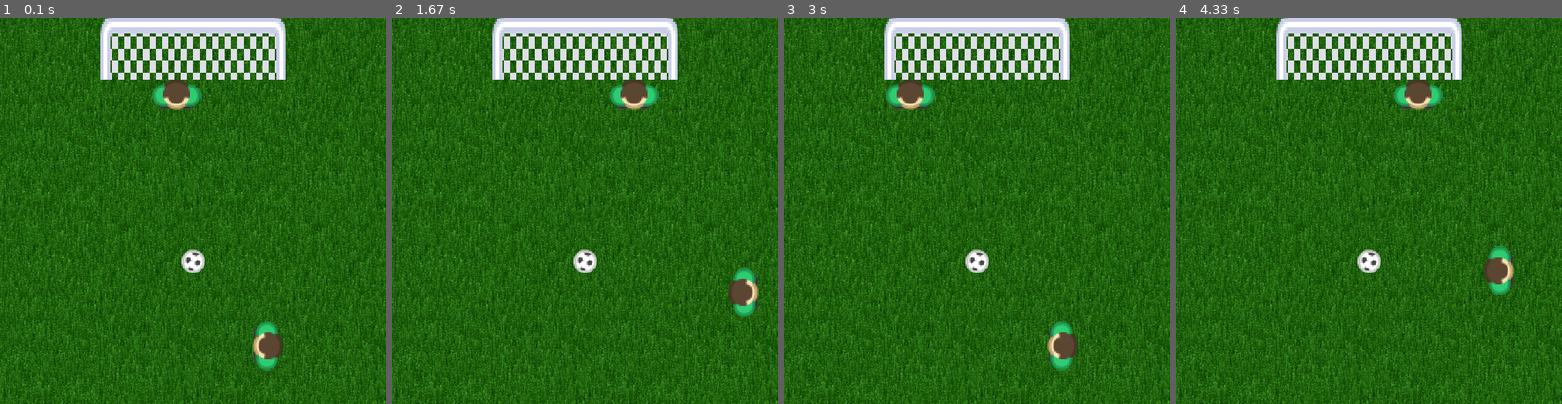
Above: before the commit, frames 1-4 (left to right).
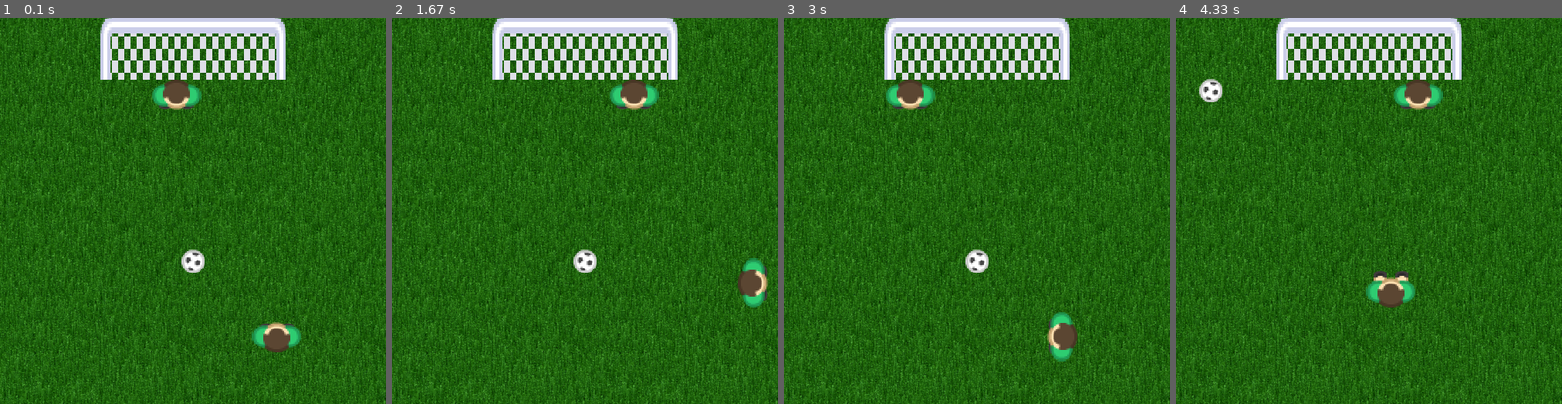
Above: after the commit, the same moments.

Repository: tara-nguyen/PyGame
Game: pygame game, started from MyFirstGameUsingClassesVer3.py
Two runs of this game, one before a commit and one after it. Both use one fixed random seed, a clock stepped at 60 frames per second and the inputs below.
Inputs:
- Up to frame 1 (0.1 s): no input
- Up to frame 2 (1.67 s): tap S at 0.33, 0.82 s; hold Right 0.67-1.13 s; tap Space at 0.73, 1.03, 1.23, 1.57 s; hold Up 1.17-1.47 s; hold Right from 1.5 s (still down)
- Up to frame 3 (3 s): tap Space at 1.87, 2.07, 2.37, 2.63, 2.97 s; release Right at 1.97 s; hold Left 2-2.53 s; tap S at 2.15 s; hold Down 2.57-2.87 s; hold Left from 2.9 s (still down)
- Up to frame 4 (4.33 s): tap Space at 3.27, 3.4, 3.8, 4.1 s; release Left at 3.3 s; hold Up 3.33-3.7 s; tap S at 3.48 s; hold Right from 3.73 s (still down)

The runs differ from the first frame. In frame 1, 0.9% of the frame differs, in the area x 65-78%, y 78-92%; in frame 2, 1.0%; in frame 3, 0.8%; in frame 4, 2.3%, in the area x 6-88%, y 15-75%.

Commit message:
Continue fixing ball behavior

Diff:
--- a/MoveFunctionsUpdated.py
+++ b/MoveFunctionsUpdated.py
@@ -103,14 +103,13 @@
     if endPoint == centerPos:   # object has reached end point
         stepX, stepY = 0, 0
     else:
-        Xdiff, Ydiff = line.getParams(centerPos, endPoint)[:2]
+        Xdiff, Ydiff, dist = line.getParams(centerPos, endPoint)[:3]
         stepX = setDiagStep(Xdiff, Ydiff)[0] * abs(speedBoost)
         stepY = setDiagStep(Xdiff, Ydiff)[1] * abs(speedBoost)
+        speed = math.sqrt(stepX**2 + stepY**2)
         # final step size before reaching the end point
-        if abs(Xdiff) < abs(stepX):
-            stepX = Xdiff
-        if abs(Ydiff) < abs(stepY):
-            stepY = Ydiff
+        if dist < speed:
+            stepX, stepY = Xdiff, Ydiff
     newCenterPos = centerPos[0]+stepX, centerPos[1]+stepY
     rotate = endAngle   # measured in degrees
     return newCenterPos, rotate
--- a/MyFirstGameUsingClassesVer3.py
+++ b/MyFirstGameUsingClassesVer3.py
@@ -72,8 +72,13 @@
     if moveType != None:
         striker.move(moveType, direction, ball)
     if pressedKeys[pygame.K_s]:
+        print('gk kicks')
         goalkeeper.kickBall(ball, gk=True)
+        print()
+        print('striker kicks')
         striker.kickBall(ball)
+        print('bodyAngle',striker.getBodyAngle(ball))
+        print('\n')
         if goalkeeper.touchedBall:
             goalkeeper.speed = gkStartSpeed   # reset
             ball.gkCaught = False
@@ -81,11 +86,14 @@
         elif striker.touchedBall:
             bg.processMovements(ball, goal, players)
             if ball.gkCaught:   # ball caught by goalkeeper
+                print('gk caught ball')
                 goalkeeper.speed = 0
                 goalkeeper.kickBall(ball, gk=True)
                 goalkeeper.speed = gkStartSpeed   # reset
                 ball.gkCaught = False   # reset
                 bg.processMovements(ball, goal, players)
+        if ball.inGoal:
+            ball.reset()   # return to its original position
 
     goalkeeper.moveAcross(goal)
     goalkeeper.updateAll()
--- a/NonplayerClasses.py
+++ b/NonplayerClasses.py
@@ -84,7 +84,7 @@
             if player.touchedBall:
                 bodyAngle = player.getBodyAngle(ball)
                 break
-        ball.apprScrBound, ball.apprGoalPost, ball.inGoal = [False] * 3
+        ball.apprScrBound, ball.apprGoalPost = False, False
         ball.apprPlayer = [False] * len(players)
         # move ball
         ball.setMovingAngle(random.uniform(bodyAngle-.5, bodyAngle+.5))
@@ -104,8 +104,6 @@
                sum(ball.apprPlayer) > 0:
                 ball.setStep2(stepX, stepY)   # reset
             speed /= random.uniform(1.03, 1.05)   # decrement speed
-        if ball.inGoal:
-            ball.reset()   # return to its original position
 
 class Background(Game):
     '''This class is a child class of Game and has the following methods:
@@ -210,7 +208,7 @@
         Game.__init__(self, screenSize)   # initialize the parent class
         self.ball, self.diameter = None, 30
         self.startPos = (self.screenWidth-self.diameter)/2,self.screenHeight-200
-        self.gkCaught = False
+        self.gkCaught, self.inGoal = False, False
         self.initSpeed = random.uniform(18, 22)
 
     def load(self, imageName):
@@ -220,7 +218,7 @@
     def blit(self):
         '''This function draws the ball onto the screen.'''
         self.screen.blit(self.ball, self.startPos)
-        self.center = self.ball.get_rect().center   # center of the ball
+        self.center = self.ball.get_rect().center
         # coordinates of the center at the start of the program (i.e.,
         # before any change/movement has been made)
         self.centerPos = (self.startPos[0]+self.center[0],
--- a/PlayerClasses.py
+++ b/PlayerClasses.py
@@ -205,18 +205,18 @@
         right = line.getParams(ball.getCenterPos(), self.getCenterPos()[1])[2]
         return left, right
 
-    def getEnding(self, bodyPart, ball):
-        '''This function returns the point to which the body will move when
-        it's headed for the ball, along with the direction the body/foot will
-        face when it reaches the endpoint (angle measured in degrees).'''
+    def getEnding(self, bodyPart, ball, finalDist):
+        '''This function returns the point to which the body/foot will move
+        when it's headed for the ball, along with the direction the body/foot
+        will face when it reaches the endpoint (angle measured in degrees).
+        finalDist is the distance between the center of the body/foot and
+        the ball center when the body/foot is at the target point.'''
         if 'Foot' in bodyPart:
-            finalDist = self.footStartCenter[1] + ball.center[1]
             if bodyPart == 'lFoot':
                 angle = self.getFootAngle(ball)[0]
             else:
                 angle = self.getFootAngle(ball)[1]
         else:
-            finalDist = self.bodyStartCenter[1] + ball.center[1]
             angle = self.getBodyAngle(ball)
         # point to which the body will move
         endPointX = ball.getCenterPos()[0] + finalDist * np.getTrig(angle)[0]
@@ -249,7 +249,8 @@
                 direction,self.getCenterPos()[2],objCenter=self.getCenter()[1],
                 screenSize=(self.screenWidth,self.screenHeight))
         elif moveType == 'to ball':
-            endPoint, endAngle = self.getEnding('body', ball)
+            finalDist = self.bodyStartCenter[1] + ball.center[1]
+            endPoint, endAngle = self.getEnding('body', ball, finalDist)
             newCenterPos, rotate = move.toPoint(self.getCenterPos()[2],
                                                 endPoint, endAngle, 3)
         elif moveType == 'circle':
@@ -299,7 +300,11 @@
             endAngle = self.getFootAngle(ball)[0]
         else:
             endAngle = self.getFootAngle(ball)[1]
-        endPoint = self.getEnding(kickingFoot, ball)[0]
+        minDist = self.footStartCenter[1] + ball.center[1]
+        if distToBall <= minDist:
+            endPoint = kFootCenterPos
+        else:
+            endPoint = self.getEnding(kickingFoot, ball, minDist)[0]
         # move foot
         newKFootCenterPos, kFootRotate = move.toPoint(kFootCenterPos,
                                                       endPoint, endAngle)
@@ -307,22 +312,23 @@
             self.touchedBall = True
         else:
             self.touchedBall = False
-        if (gk and self.touchedBall) or ((not gk) and (not ball.gkCaught)):
-            if kickingFoot == 'lFoot':
-                newCenterPos = newKFootCenterPos, self.getCenterPos()[1]
-                rotate = kFootRotate, currentRot
-            else:
-                newCenterPos = self.getCenterPos()[0], newKFootCenterPos
-                rotate = currentRot, kFootRotate
-            self.updateFeet(kickingFoot, newCenterPos, rotate)
-            self.updateDisplay()
-            pygame.time.wait(100)   # pause program for 100 ms
-            # bring foot back to its position and rotation before the kick
-            if kickingFoot == 'lFoot':   # left foot is the kicking foot
-                newCenterPos = kFootCenterPos, self.getCenterPos()[1]
-            else:   # right foot is the kicking foot
-                newCenterPos = self.getCenterPos()[0], kFootCenterPos
-            self.updateFeet(kickingFoot, newCenterPos, (currentRot,)*2)
+        if newKFootCenterPos != kFootCenterPos:
+            if (gk and self.touchedBall) or ((not gk) and (not ball.gkCaught)):
+                if kickingFoot == 'lFoot':
+                    newCenterPos = newKFootCenterPos, self.getCenterPos()[1]
+                    rotate = kFootRotate, currentRot
+                else:
+                    newCenterPos = self.getCenterPos()[0], newKFootCenterPos
+                    rotate = currentRot, kFootRotate
+                self.updateFeet(kickingFoot, newCenterPos, rotate)
+                self.updateDisplay()
+                pygame.time.wait(100)   # pause program for 100 ms
+                # bring foot back to its position and rotation before the kick
+                if kickingFoot == 'lFoot':
+                    newCenterPos = kFootCenterPos, self.getCenterPos()[1]
+                else:
+                    newCenterPos = self.getCenterPos()[0], kFootCenterPos
+                self.updateFeet(kickingFoot, newCenterPos, (currentRot,)*2)
 
     def updateFeet(self, foot, newCenterPos, rotate):
         '''This function updates the positions and rotations of only the feet.
@@ -400,5 +406,5 @@
         bodyStartPosY = random.uniform(self.screenHeight-150,
                                        self.screenHeight-100)
         self.bodyStartPos = bodyStartPosX, bodyStartPosY
-        self.startRot = 90
+        self.startRot = 0
         self.moved = False
